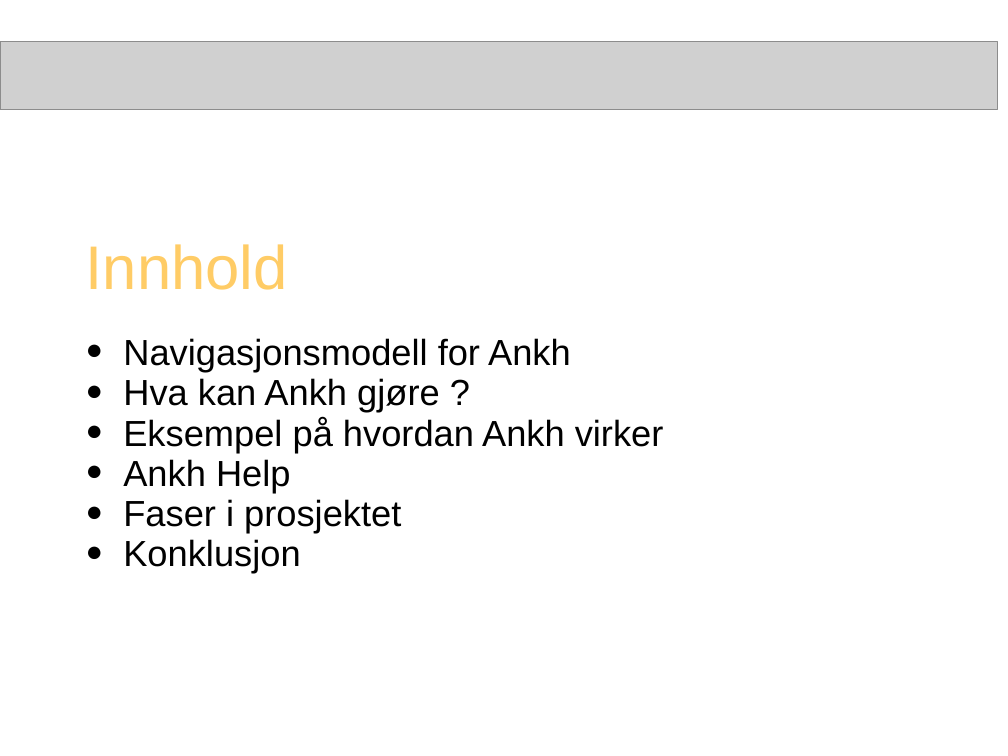
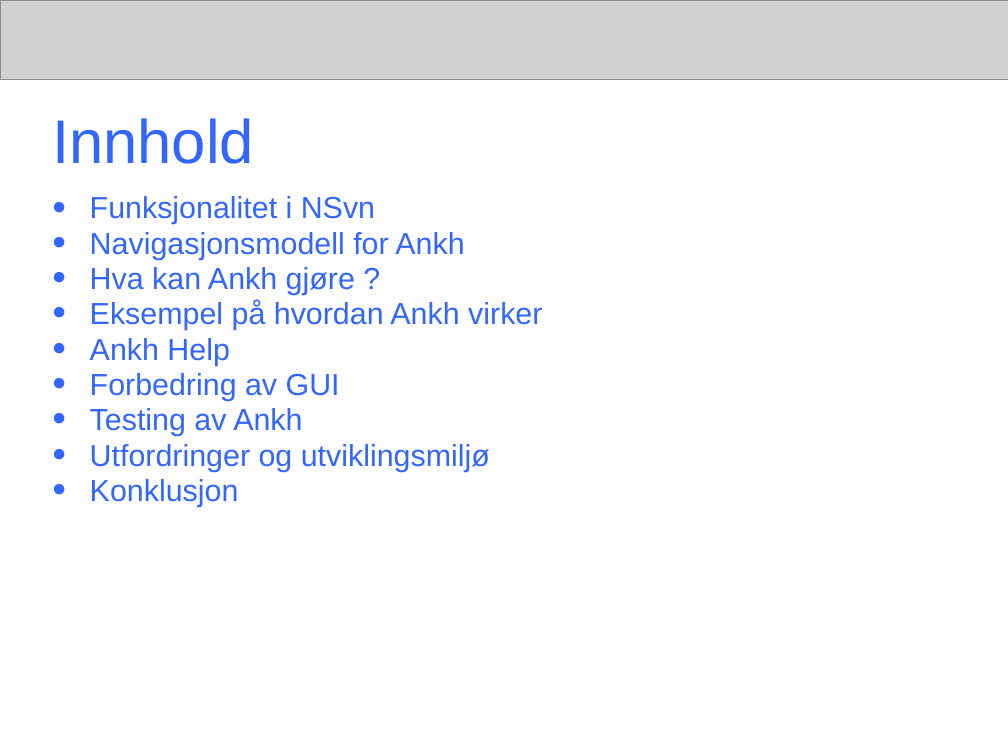
Before and after one commit to windygu/AnkhSVN, a slide deck: slide 8 of doc/powerpoint/Subversion_addin_for_VS.NET.ppt (slide 10 before the commit). Drawn at 1008x756 pixels with LibreOffice and Linux fonts; fonts in the diff are those of the drawing; grey boxes stand for pictures. Boxes give left, top, right and bottom in pixels: in the first picture for what was removed or moved away, otherwise in the second. Text is boxed around its words. In the diff, an @@ line names an element or a change of style, - is before the commit and + after.

Commit message:
The presentation contain:
* Title of final project, name of authors
* Background
- Revision control: wc, revision, repository to be explained
- Subversion
- CollabNet
- VS.NET
- Aim of the final project

*Content
- Functionality of NSvn
- Navigation model of Ankh
- What can Ankh do?
- Example of how Ankh works: Manual demo performed at school PC
- Ankh Help: Manual demo performed at school PC
- Improvements of GUI
- Testing of Ankh
- Challenges and development environment
- Conclusion

White background, "ankh header" without letters or symbol

```diff
--- a/doc/powerpoint/Subversion_addin_for_VS.NET.ppt
+++ b/doc/powerpoint/Subversion_addin_for_VS.NET.ppt
@@ picture: place and size @@
-picture at [0, 42, 998, 110]
+picture at [0, 0, 1008, 80]
@@ title "Innhold": place and size @@
-title "Innhold" at [86, 244, 288, 290]
+title "Innhold" at [52, 118, 254, 164]
@@ title "Innhold" at [52, 118, 254, 164]: text colour #FFCC66 to #3366FF @@
@@ text "Funksjonalitet i NSvn": place and size @@
-text "Funksjonalitet i NSvn" at [123, 338, 664, 573]
+text "Funksjonalitet i NSvn" at [90, 196, 542, 507]
@@ text at [90, 196, 375, 224]: paragraph added @@
+● Funksjonalitet i NSvn
@@ text at [90, 232, 542, 507]: size 25.9 to 21.7 pt, text colour #000000 to #3366FF in "Navigasjonsmodell for Ankh", "Hva kan Ankh gjøre ?", "Eksempel på hvordan Ankh virker", "Ankh Help" and 1 more places; bullet colour #000000 to #3366FF @@
@@ text at [90, 373, 490, 472]: text changed; size 25.9 to 21.7 pt; text colour #000000 to #3366FF @@
-● Faser i prosjektet
+● Forbedring av GUI
+● Testing av Ankh
+● Utfordringer og utviklingsmiljø
```
Also in this commit, not shown: 12 other slides changed, 9 slides added, 7 slides removed.
